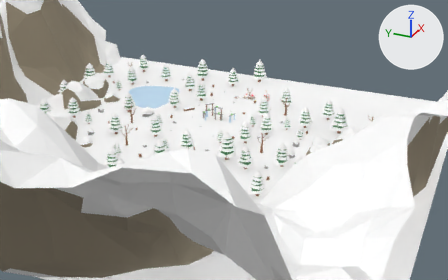
Renders of the glTF model static/models/angrybirds.glb from each side of a commit.
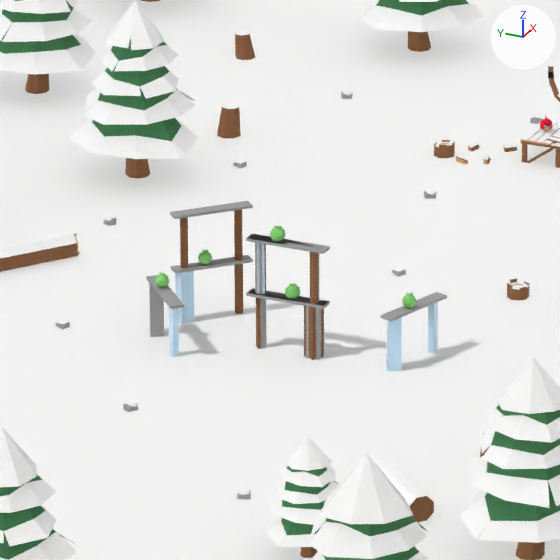
Old and new are each drawn from a 50 mm lens placed at (-351.0, -150.6, 153.6), pointed at (-21.3, -2.3, -11.2) and again close up on the part from 42% to 56% of the width and 29% to 51% of the height. Arrows for +X, +Y and +Z are at upper right; the lights stay in place. The first two pictures are the older version. Where no turn or scale is listed for an object, it has been applied to the vertices.

Script lines for the objects in view, before the commit:
```python
ob_box_ice_2 = bpy.data.objects.new('Box_Ice_2', me_box_ice_4)
ob_box_ice_2.location = (-14.84, 12.93, 2.0)
ob_box_ice_4 = bpy.data.objects.new('Box_Ice_4', me_box_ice_6)
ob_box_ice_4.location = (-16.78, -4.47, 2.0)
ob_box_stone_8 = bpy.data.objects.new('Box_Stone_8', me_box_stone_11)
ob_box_stone_8.location = (-13.3, 11.46, 4.1)
ob_box_stone_9 = bpy.data.objects.new('Box_Stone_9', me_box_stone_12)
ob_box_stone_9.location = (-13.3, 11.46, 8.3)
ob_box_wood_5 = bpy.data.objects.new('Box_Wood_5', me_box_wood_7)
ob_box_wood_5.location = (-11.8, 10.03, 2.0)
ob_box_wood_6 = bpy.data.objects.new('Box_Wood_6', me_box_wood_8)
ob_box_wood_6.location = (-11.8, 10.03, 6.2)
ob_box_wood_7 = bpy.data.objects.new('Box_Wood_7', me_box_wood_9)
ob_box_wood_7.location = (-14.84, 12.93, 6.2)
ob_pig_4 = bpy.data.objects.new('Pig_4', me_pig_4)
ob_pig_4.location = (-13.81, 11.82, 4.78)
ob_pig_8 = bpy.data.objects.new('Pig_8', me_pig_8)
ob_pig_8.location = (-19.1, 12.72, 4.78)
# also in view: 'Box_Stone_3' at (-17.1, 3.7, 8.3); 'Static' at (-119.9, 22.2, 69.9); 'Ground' at (-60.5, 0.0, 0.0); 'Box_Wood_1' at (-17.1, 1.6, 2.0)
```
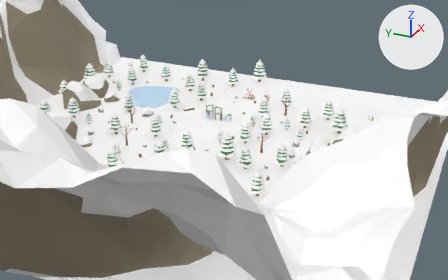
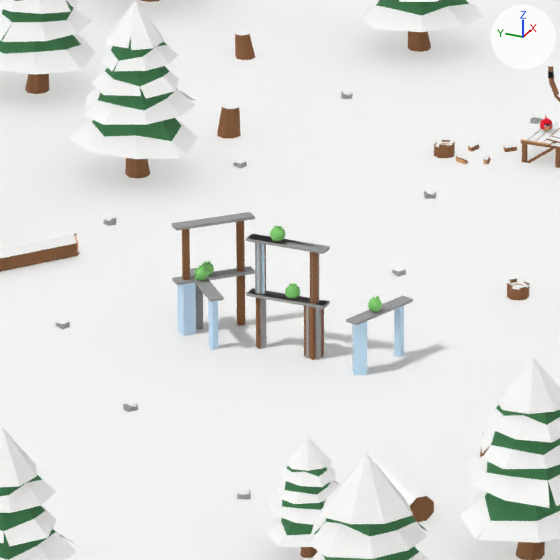
Changed parts and their boxes (x1, y1, x2, y2) in the close-ups (560 x 560 px):
'Box_Ice_4', moved
    before: (386, 318, 402, 371)
    after: (352, 321, 367, 375)
'Box_Stone_9', moved
    before: (170, 201, 253, 219)
    after: (172, 212, 255, 231)
'Box_Ice_2', moved
    before: (175, 271, 194, 324)
    after: (177, 283, 196, 336)
'Box_Stone_10', moved
    before: (381, 292, 447, 321)
    after: (346, 296, 413, 325)
'Box_Stone_8', moved
    before: (171, 255, 253, 274)
    after: (172, 266, 255, 285)
'Box_Ice_3', moved
    before: (428, 302, 438, 353)
    after: (394, 306, 404, 357)
'Box_Ice_5', moved
    before: (169, 307, 179, 357)
    after: (208, 300, 218, 350)
'Box_Stone_15', moved
    before: (149, 283, 164, 337)
    after: (196, 285, 203, 329)
'Box_Stone_16', moved
    before: (146, 275, 184, 309)
    after: (190, 268, 224, 302)
'Box_Wood_5', moved
    before: (234, 264, 243, 314)
    after: (236, 275, 245, 326)
'Box_Wood_6', moved
    before: (234, 210, 243, 260)
    after: (236, 221, 245, 272)
'Box_Wood_7', moved
    before: (180, 217, 188, 268)
    after: (182, 229, 190, 280)
'Pig_6', moved
    before: (402, 292, 416, 308)
    after: (368, 296, 382, 312)
'Pig_8', moved
    before: (155, 272, 169, 288)
    after: (194, 265, 209, 281)
'Pig_4', moved
    before: (198, 249, 212, 265)
    after: (201, 261, 214, 276)

Diff of the bpy script that builds the scene:
```diff
--- a/static/models/angrybirds.glb.py
+++ b/static/models/angrybirds.glb.py
@@ ob_pig_4 @@
 ob_pig_4 = bpy.data.objects.new('Pig_4', me_pig_4)
-ob_pig_4.location = (-13.81, 11.82, 4.78)
+ob_pig_4.location = (-15.77, 10.73, 4.78)
@@ ob_box_ice_2 @@
 ob_box_ice_2 = bpy.data.objects.new('Box_Ice_2', me_box_ice_4)
-ob_box_ice_2.location = (-14.84, 12.93, 2.0)
+ob_box_ice_2.location = (-16.8, 11.85, 2.0)
@@ ob_box_wood_5 @@
 ob_box_wood_5 = bpy.data.objects.new('Box_Wood_5', me_box_wood_7)
-ob_box_wood_5.location = (-11.8, 10.03, 2.0)
+ob_box_wood_5.location = (-13.76, 8.95, 2.0)
@@ ob_box_stone_8 @@
 ob_box_stone_8 = bpy.data.objects.new('Box_Stone_8', me_box_stone_11)
-ob_box_stone_8.location = (-13.3, 11.46, 4.1)
+ob_box_stone_8.location = (-15.26, 10.38, 4.1)
@@ ob_box_wood_6 @@
 ob_box_wood_6 = bpy.data.objects.new('Box_Wood_6', me_box_wood_8)
-ob_box_wood_6.location = (-11.8, 10.03, 6.2)
+ob_box_wood_6.location = (-13.76, 8.95, 6.2)
@@ ob_box_stone_9 @@
 ob_box_stone_9 = bpy.data.objects.new('Box_Stone_9', me_box_stone_12)
-ob_box_stone_9.location = (-13.3, 11.46, 8.3)
+ob_box_stone_9.location = (-15.26, 10.37, 8.3)
@@ ob_box_wood_7 @@
 ob_box_wood_7 = bpy.data.objects.new('Box_Wood_7', me_box_wood_9)
-ob_box_wood_7.location = (-14.84, 12.93, 6.2)
+ob_box_wood_7.location = (-16.8, 11.85, 6.2)
@@ ob_pig_8 @@
 ob_pig_8 = bpy.data.objects.new('Pig_8', me_pig_8)
-ob_pig_8.location = (-19.1, 12.72, 4.78)
+ob_pig_8.location = (-16.72, 10.74, 4.78)
@@ ob_box_stone_15 @@
 ob_box_stone_15 = bpy.data.objects.new('Box_Stone_15', me_box_stone_21)
-ob_box_stone_15.location = (-17.93, 13.68, 2.0)
+ob_box_stone_15.location = (-15.55, 11.69, 2.0)
@@ ob_box_ice_5 @@
 ob_box_ice_5 = bpy.data.objects.new('Box_Ice_5', me_box_ice_9)
-ob_box_ice_5.location = (-21.0, 10.82, 2.0)
+ob_box_ice_5.location = (-18.63, 8.84, 2.0)
@@ ob_box_stone_16 @@
 ob_box_stone_16 = bpy.data.objects.new('Box_Stone_16', me_box_stone_22)
-ob_box_stone_16.location = (-19.48, 12.24, 4.1)
+ob_box_stone_16.location = (-17.11, 10.25, 4.1)
@@ ob_pig_6 @@
 ob_pig_6 = bpy.data.objects.new('Pig_6', me_pig_6)
-ob_pig_6.location = (-15.37, -5.02, 4.78)
+ob_pig_6.location = (-17.01, -3.1, 4.78)
@@ ob_box_ice_4 @@
 ob_box_ice_4 = bpy.data.objects.new('Box_Ice_4', me_box_ice_6)
-ob_box_ice_4.location = (-16.78, -4.47, 2.0)
+ob_box_ice_4.location = (-18.42, -2.54, 2.0)
@@ ob_box_ice_3 @@
 ob_box_ice_3 = bpy.data.objects.new('Box_Ice_3', me_box_ice_5)
-ob_box_ice_3.location = (-12.79, -5.75, 2.0)
+ob_box_ice_3.location = (-14.42, -3.83, 2.0)
@@ ob_box_stone_10 @@
 ob_box_stone_10 = bpy.data.objects.new('Box_Stone_10', me_box_stone_13)
-ob_box_stone_10.location = (-14.76, -5.12, 4.1)
+ob_box_stone_10.location = (-16.4, -3.19, 4.1)
```
